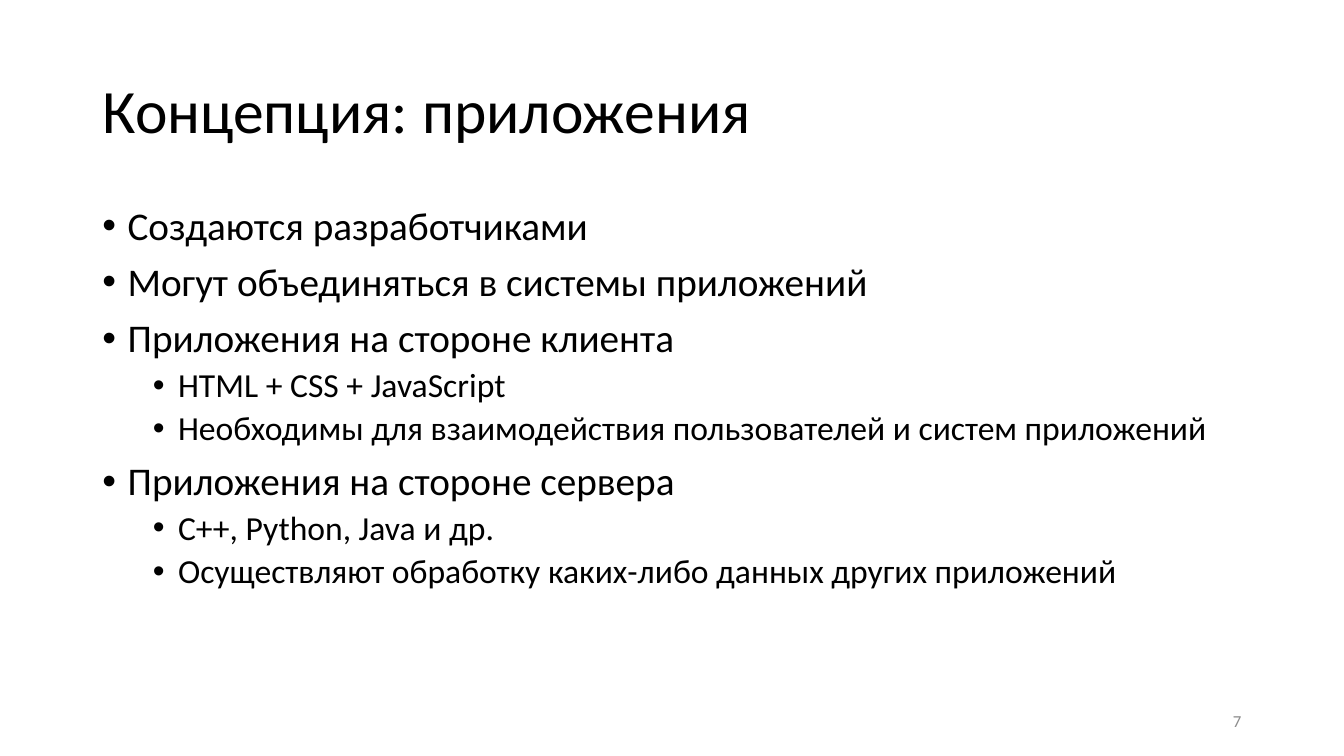
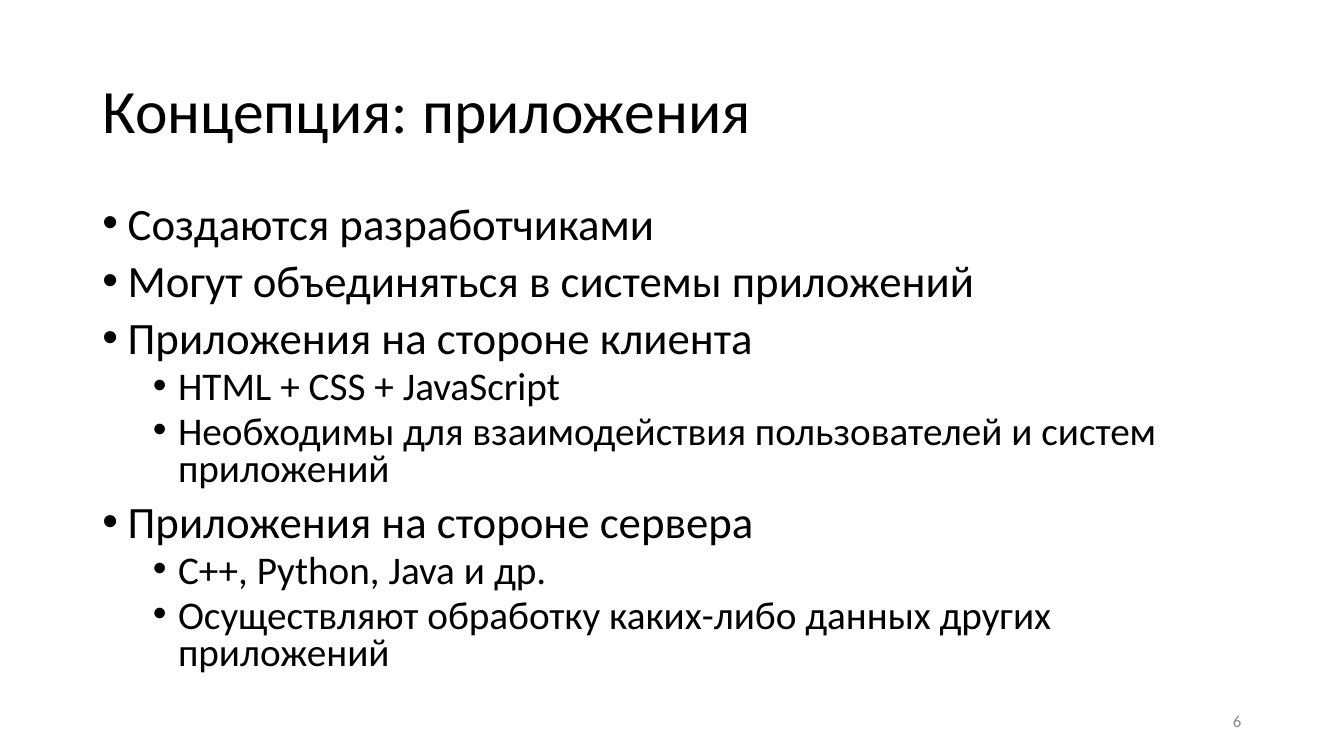
Before and after one commit to KerkDovan/GPO, a slide deck: slide 6 of Конференции/Международная научно-практическая конференция -Электронные средства и системы управления-/Выступление/Презентация.pptx (slide 7 before the commit). Drawn at 1344x756 pixels with LibreOffice and Linux fonts; fonts in the diff are those of the drawing. Boxes give left, top, right and bottom in pixels: in the first picture for what was removed or moved away, otherwise in the second. Text is boxed around its words. In the diff, an @@ line names an element or a change of style, - is before the commit and + after.

```diff
--- a/Конференции/Международная научно-практическая конференция -Электронные средства и системы управления-/Выступление/Презентация.pptx
+++ b/Конференции/Международная научно-практическая конференция -Электронные средства и системы управления-/Выступление/Презентация.pptx
@@ text "Создаются разработчиками" at box(128, 209, 1156, 673): size 28 to 32 pt in "Создаются разработчиками", "Могут объединяться в системы приложений", "Приложения на стороне клиента", "Приложения на стороне сервера"; size 24 to 28 pt in "HTML + CSS + JavaScript", "Необходимы для взаимодействия пользователей и систем приложе ...", "C++, Python, Java и др.", "Осуществляют обработку каких-либо данных других приложений"; line spacing 0.9 to 0.8 @@
@@ page number at box(1233, 716, 1241, 727): text changed @@
-7
+6
```
Also in this commit, not shown: 6 other slides changed, 3 slides removed, 3 other files.
